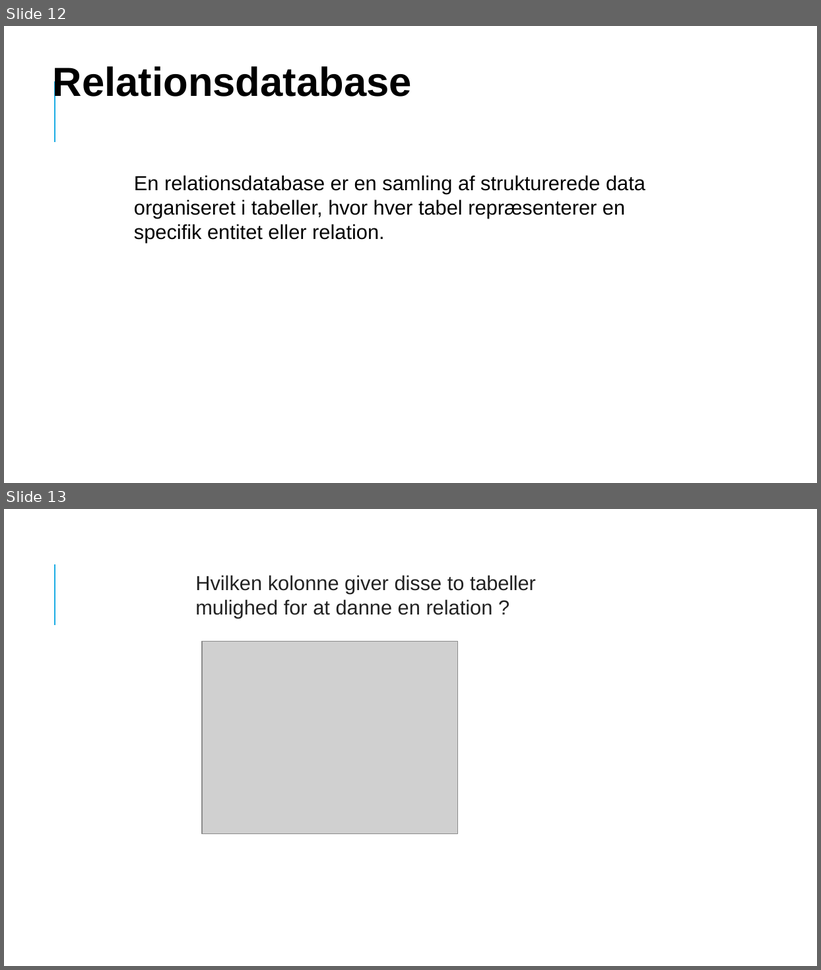
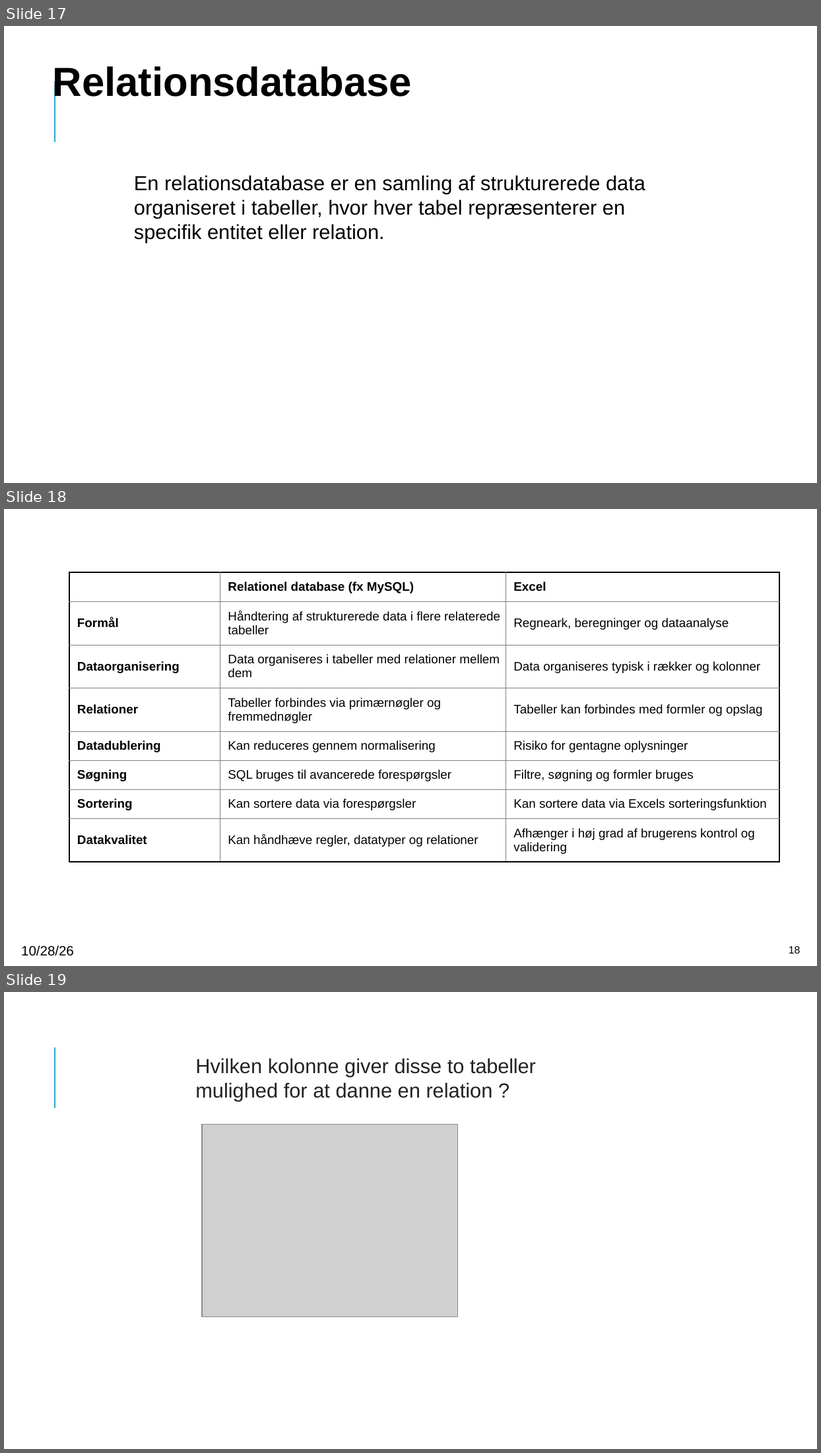
Before and after one commit to xiaoleibi/DMU26, a slide deck: DBPPT/DB Gang1Intro_mandag.pptx. Shown one above the other, each under a label of ours: slides 12 and 13 before the commit, slides 17, 18 and 19 after it. The pictures are 821x970 and 821x1453 pixels, drawn with LibreOffice and Linux fonts; fonts in the diff are those of the drawing; grey boxes stand for pictures. Boxes give left, top, right and bottom in pixels: in the first picture for what was removed or moved away, otherwise in the second. Text is boxed around its words. In the diff, an @@ line names an element or a change of style, - is before the commit and + after.

```diff
--- a/DBPPT/DB Gang1Intro_mandag.pptx
+++ b/DBPPT/DB Gang1Intro_mandag.pptx
@@ slide 18 added at (4, 509, 817, 966), background #FFFFFF @@
@@ table added at (69, 572, 779, 875), 8 rows, 3 columns @@
+ | Relationel database (fx MySQL) | Excel
+Formål | Håndtering af strukturerede data i flere relaterede tabeller | Regneark, beregninger og dataanalyse
+Dataorganisering | Data organiseres i tabeller med relationer mellem dem | Data organiseres typisk i rækker og kolonner
+Relationer | Tabeller forbindes via primærnøgler og fremmednøgler | Tabeller kan forbindes med formler og opslag
+Datadublering | Kan reduceres gennem normalisering | Risiko for gentagne oplysninger
+Søgning | SQL bruges til avancerede forespørgsler | Filtre, søgning og formler bruges
+Sortering | Kan sortere data via forespørgsler | Kan sortere data via Excels sorteringsfunktion
+Datakvalitet | Kan håndhæve regler, datatyper og relationer | Afhænger i høj grad af brugerens kontrol og validering
@@ text added at (21, 946, 74, 956), 12 pt, text #000000 @@
+10/28/26
@@ page number added at (789, 947, 801, 954), 9.3 pt, text #000000 @@
+18
@@ what was slide 12 is now slide 17 @@
@@ what was slide 13 is now slide 19 @@
```
Also in this commit, not shown: 14 slides changed, 13 other slides added, 4 slides removed.
